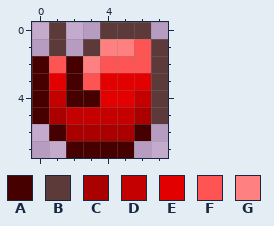
Pixel-art sprite, stored at Items/PostML/ImmediateOres/VanadiumOre.png. That is the earlier state.
The file is 16x16 pixels, drawn in blocks of 2x2; one block is one cell here.
Palette (. is transparent): A #470000  B #5d3a3a  C #ab0000  D #c50000  E #e30000  F #ff5454  G #ff8080
Pixels before, first column x 0:
0 .B..BBB.
1 .B.BGGFB
2 AFAGFFFB
3 AEAFEEEB
4 ADAAEEDB
5 ACDDDDCB
6 .ACCCCA.
7 ..AAAA..
Once edited:
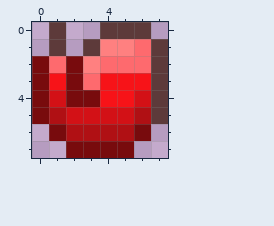
Difference:
{"colour":"A","old":"#470000","new":"#780b0d"}
{"colour":"C","old":"#ab0000","new":"#b01014"}
{"colour":"D","old":"#c50000","new":"#d31116"}
{"colour":"E","old":"#e30000","new":"#f71318"}
{"colour":"F","old":"#ff5454","new":"#fe6a6e"}
{"label":"changed","picture_box":[32,39,151,158]}
